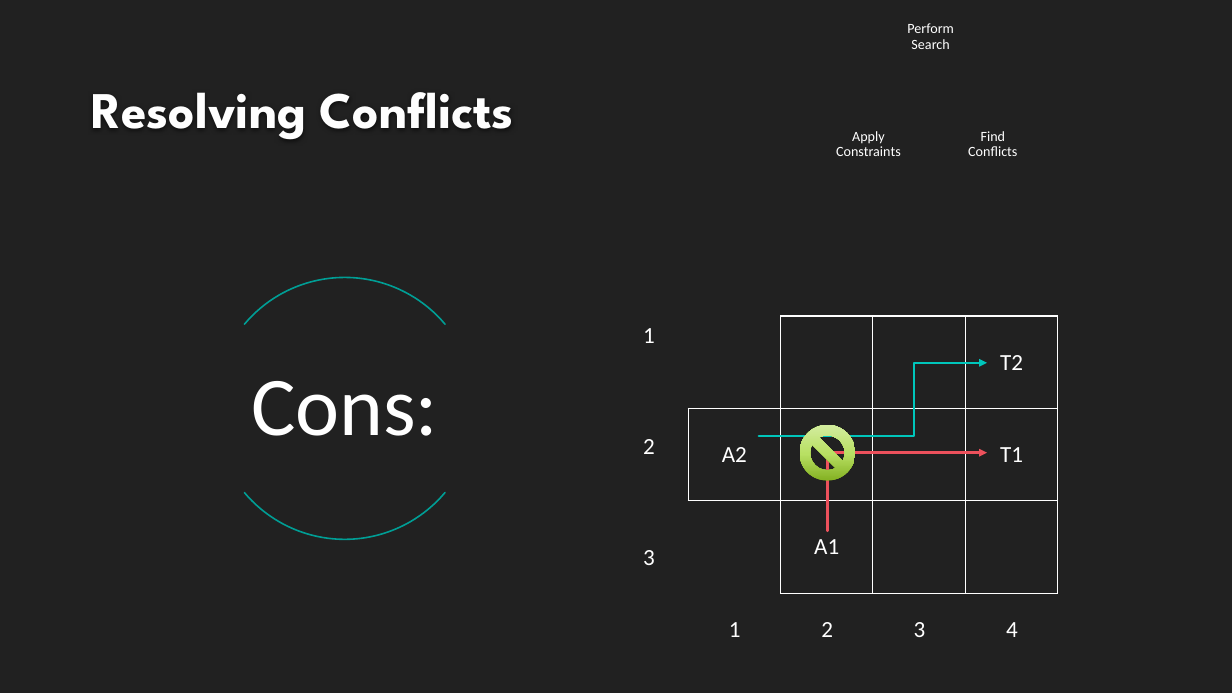
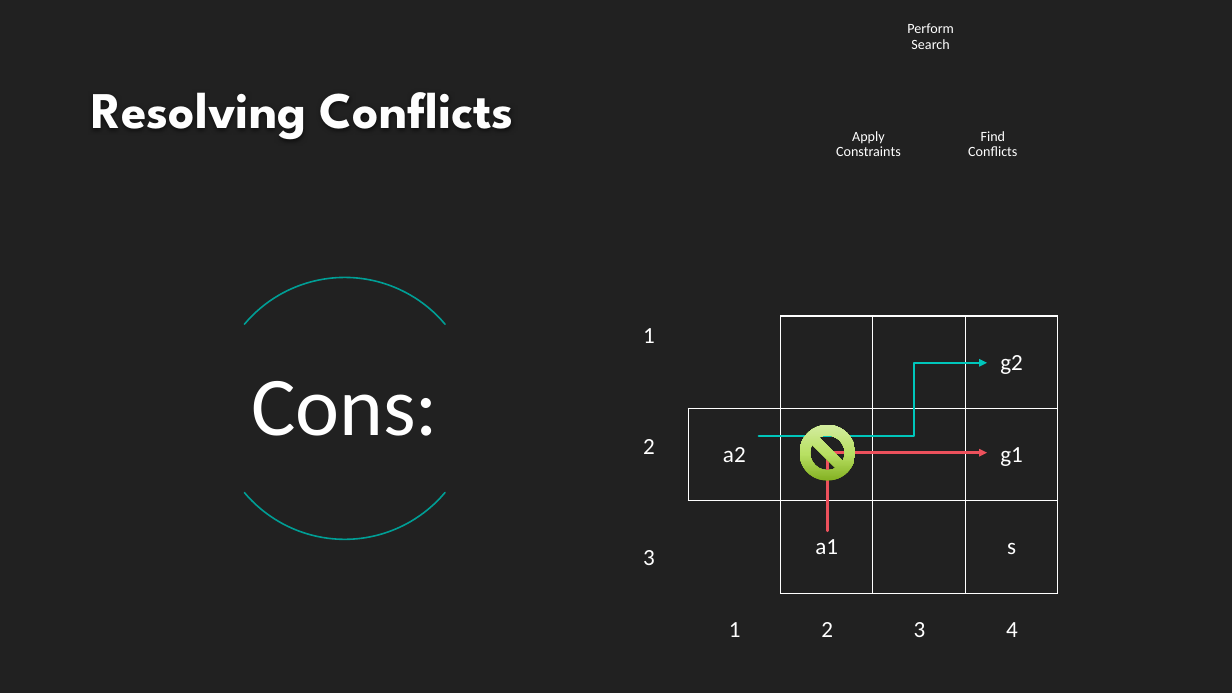
Before and after one commit to VikingDai/Honours-MAPF, a slide deck: slide 21 of Documents/Intermediate Presentation/NewPresentation.pptx. Drawn at 1232x693 pixels with LibreOffice and Linux fonts; fonts in the diff are those of the drawing; background and template pictures are left out. Boxes give left, top, right and bottom in pixels: in the first picture for what was removed or moved away, otherwise in the second. Text is boxed around its words. In the diff, an @@ line names an element or a change of style, - is before the commit and + after.

```diff
--- a/Documents/Intermediate Presentation/NewPresentation.pptx
+++ b/Documents/Intermediate Presentation/NewPresentation.pptx
@@ table at (689, 316, 1058, 593) @@
-row 1, column 4: T2
+row 1, column 4: g2
-row 2, column 1: A2
+row 2, column 1: a2
-row 2, column 4: T1
+row 2, column 4: g1
-row 3, column 2: A1
+row 3, column 2: a1
-row 3, column 4: 
+row 3, column 4: s
```
Also in this commit, not shown: 11 other slides changed, 1 slide added, 1 slide removed.
